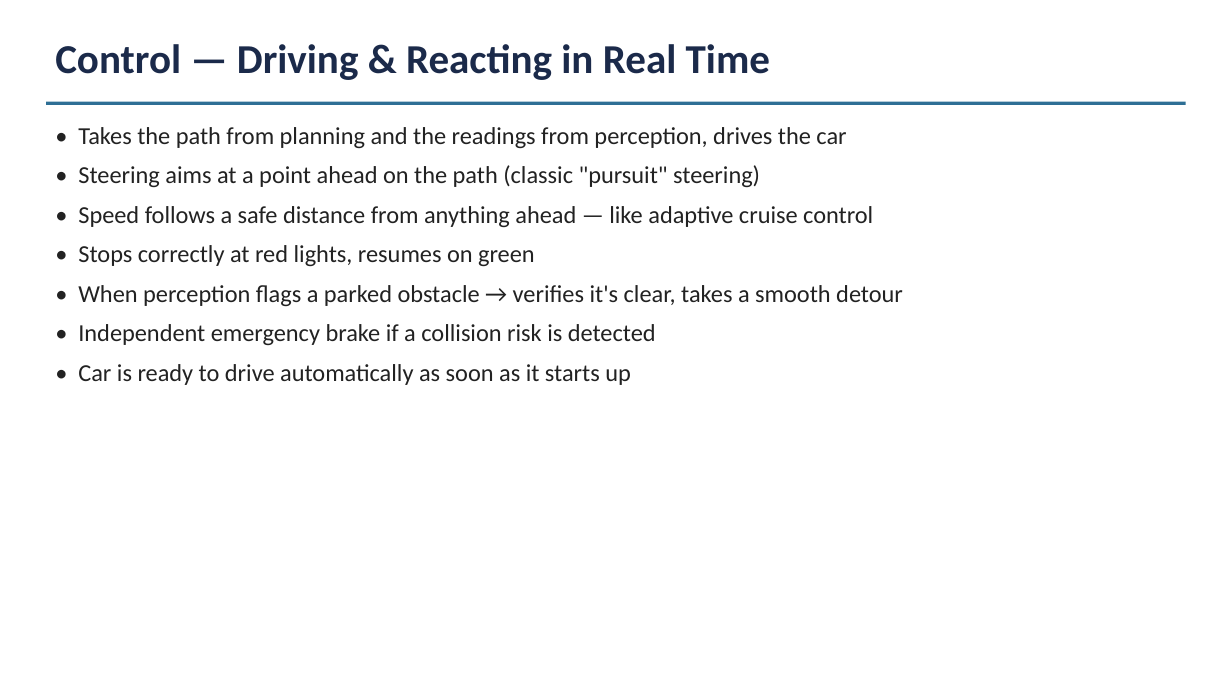
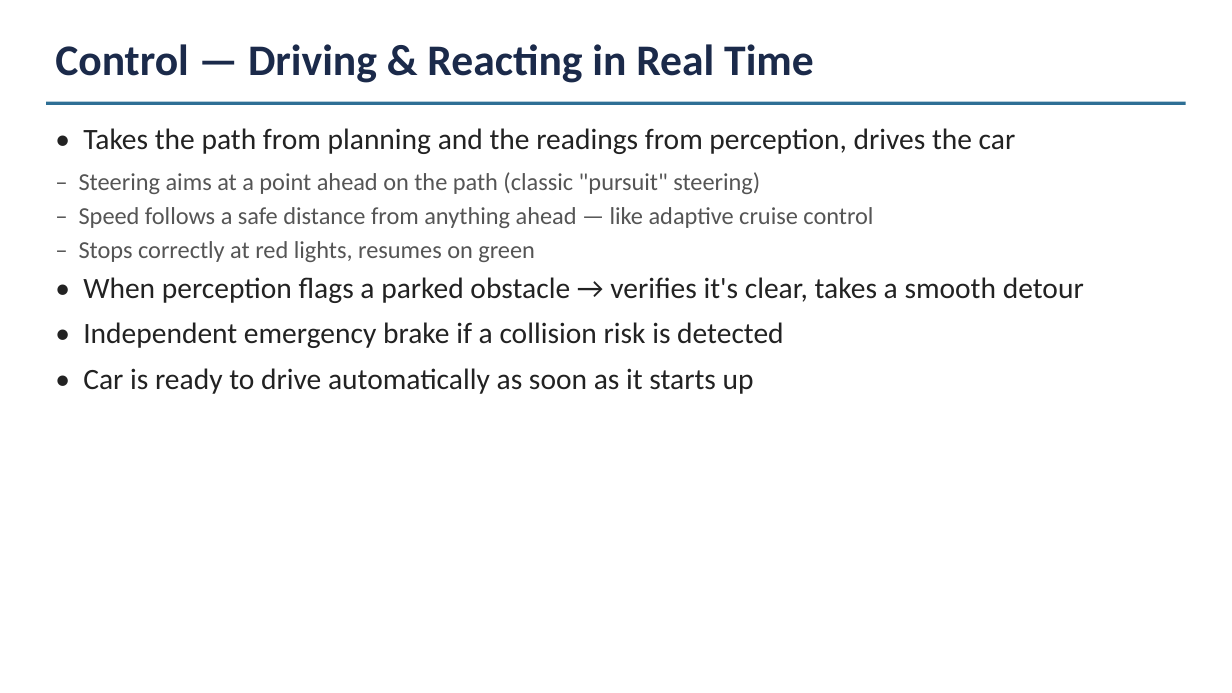
Before and after one commit to ly836669642-lgtm/project, a slide deck: slide 5 of docs/Report.pptx. Drawn at 1232x693 pixels with LibreOffice and Linux fonts; fonts in the diff are those of the drawing. Boxes give left, top, right and bottom in pixels: in the first picture for what was removed or moved away, otherwise in the second. Text is boxed around its words. In the diff, an @@ line names an element or a change of style, - is before the commit and + after.

```diff
--- a/docs/Report.pptx
+++ b/docs/Report.pptx
@@ text "Control — Driving & Reacting ..." at (55, 44, 814, 83): size 32 to 34 pt @@
@@ text at (83, 128, 1084, 394): size 19 to 23 pt in "• Takes the path from planning and ...", "• When perception flags a parked obstacle ...", "• Independent emergency brake if a collision ...", "• Car is ready to drive automatically ..." @@
@@ text at (79, 172, 873, 262): text changed; text colour #222222 to #555555 @@
-• Steering aims at a point ahead on the path (classic "pursuit" steering)
-• Speed follows a safe distance from anything ahead — like adaptive cruise control
-• Stops correctly at red lights, resumes on green
+‒ Steering aims at a point ahead on the path (classic "pursuit" steering)
+‒ Speed follows a safe distance from anything ahead — like adaptive cruise control
+‒ Stops correctly at red lights, resumes on green
```
Also in this commit, not shown: 5 other slides changed, 1 other file.
